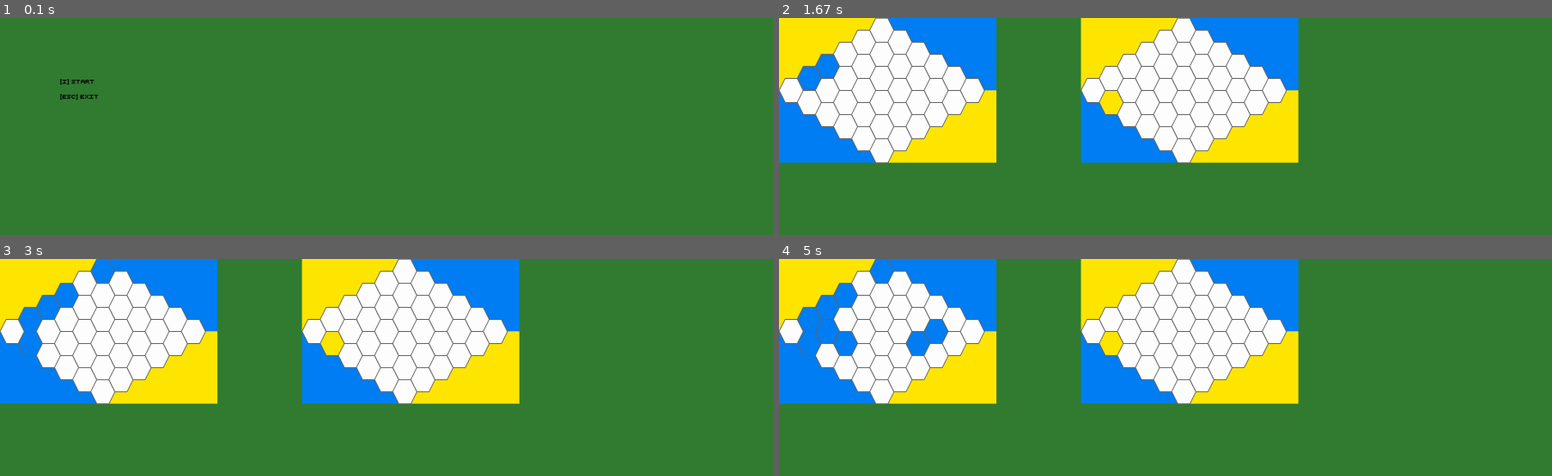
Above: before the commit, frames 1-4 (two rows, left to right).
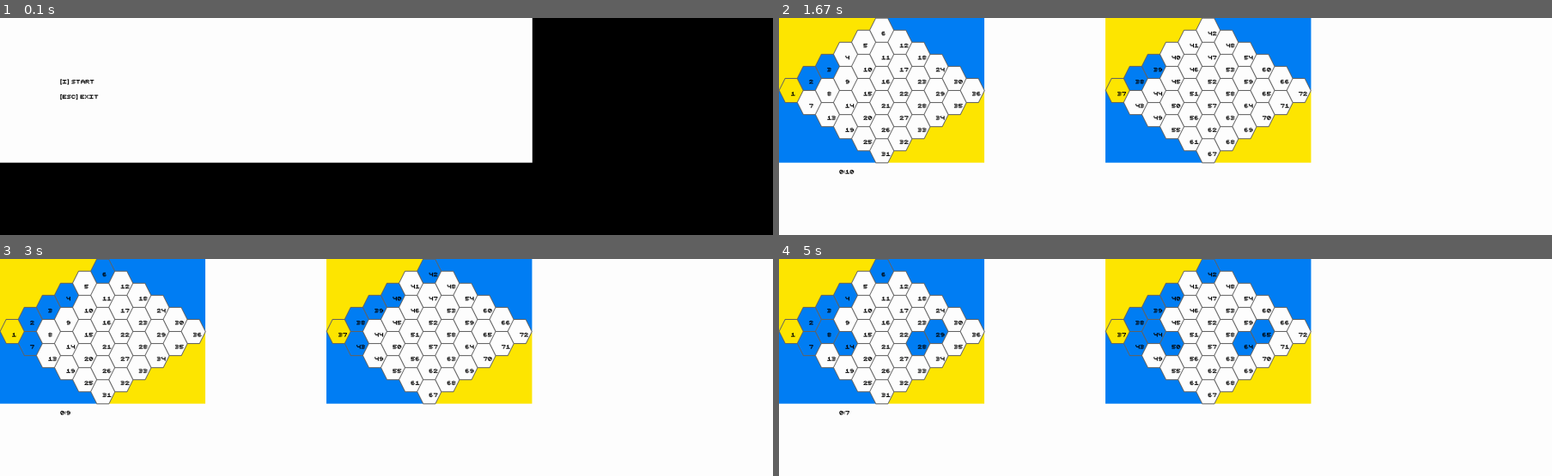
Above: after the commit, the same moments.

Repository: tamchow/PravegaHex
Game: pygame game, started from hex.py
Same seed, same stepped clock (60 frames per second), same inputs: the game is played once before the commit and once after it.
Inputs (mouse positions are in pixels of both pictures, inside the frame that each line leads up to):
- Up to frame 1 (0.1 s): no input
- Up to frame 2 (1.67 s): tap I at 0.33 s; click (1119, 89) at 0.77 s, where only the run after the commit has a clickable "37"; click (809, 78) at 1.1 s, where only the run after the commit has a clickable "2"; click (825, 65) at 1.43 s, where only the run after the commit has a clickable "3"
- Up to frame 3 (3 s): click (100, 272) at 1.77 s, where only the run after the commit has a clickable "6"; click (30, 343) at 2.1 s, where only the run after the commit has a clickable "7"; click (69, 295) at 2.93 s, where only the run after the commit has a clickable "4"
- Up to frame 4 (5 s): click (825, 330) at 3.27 s, where only the run after the commit has a clickable "8"; click (925, 339) at 4.1 s; click (941, 324) at 4.43 s; click (848, 343) at 4.77 s, where only the run after the commit has a clickable "14"

The runs differ from the first frame. In frame 1, 100% of the frame differs, in the area x 0-100%, y 0-100%; in frame 2, 73%; in frame 3, 73%; in frame 4, 74%.

Commit message:
Working simultaneous 2-player (touch-optimized) and timer

Diff:
--- a/hex.py
+++ b/hex.py
@@ -1,19 +1,20 @@
 # import os
 import random
+import time
 from threading import Thread
 import pygame
+from pygame.locals import USEREVENT
 
 # constants
 RUN = True
 LONG = 40
 YELLOW = (255, 231, 0)
-FOCUS_COLOR = (50,125,50)
 BLUE = (0, 127, 245)
 WHITE = (255,255,255)
 BLACK = (0,0,0)
 LEFT = 1
 RIGHT = 3
-COLOR_PLAYER_CLEAR = FOCUS_COLOR
+TICK_EVENT = USEREVENT+1
 player = random.choice((BLUE, YELLOW))
 
 def check_player(lp, rp):
@@ -50,7 +51,7 @@
 		# coordinates of centre
 		self.x = x
 		self.y = y
-		#self.rendered_id = Font().render(str(id))
+		self.rendered_id = Font().render(str(id))
 		self.rect = pygame.Rect(self.x - self.d/2 - 4, self.y - self.d, self.d + 8, self.d*2)
 
 	def draw(self):
@@ -62,43 +63,34 @@
 			  (self.x - self.d/2, self.y + self.d)]
 		pygame.draw.polygon(self.display, self.color, pl)
 		pygame.draw.polygon(self.display, (100,100,100), pl, 3)
-		#self.display.blit(self.rendered_id,(self.x,self.y))
+		self.display.blit(self.rendered_id,(self.x,self.y))
 
 	def update(self, x, y, lp, rp):
 		c = self.rect.collidepoint(x, y)
-		if c:
-			if (lp or rp) and self.color == COLOR_PLAYER_CLEAR:
+		if c and (lp or rp)  and (not self.marked) and self.color == WHITE:
 				check_player(lp, rp)
 				self.mark()
-				return 1
-			return 2
-		return 0
+				return True
+		return False
 
 	def mark(self):
 		self.color = player
 		self.marked = True
 
-	def focus(self):
-		if not self.marked:
-			self.color = COLOR_PLAYER_CLEAR
-
-	def defocus(self):
-		if not self.marked:
-			self.color = WHITE
-
 
 class Table:
 
 	def __init__(self, display, number_of_hexagons, xoffset):
 		self.display = display
 		self.number_of_hexagons = number_of_hexagons
-		self.xoffset = xoffset
+		self.rect_width = LONG*number_of_hexagons*1.42
+		self.rect_height = LONG*number_of_hexagons
+		self.xoffset = 2*self.rect_width + xoffset
 		self.id_limit = 0
 		self.start()
 
 	def start(self):
 		self.hexagons = {}
-		self.focus = None
 		self.id = 0
 		dx = LONG
 		dy = LONG*self.number_of_hexagons
@@ -110,7 +102,7 @@
 				self.id += 1
 				blue_start, blue_end, yellow_start, yellow_end = self.edge(self.id)
 				self.hexagons[self.id] = Hexagon(self.display, x, y, self.id, blue_start, blue_end, yellow_start, yellow_end)
-		self.id_limit = self.id	- 1
+		self.id_limit = self.id
 		for i in range(self.number_of_hexagons):
 			for e in range(self.number_of_hexagons):
 				x = dx + LONG*(e + i)*1.5 + self.xoffset
@@ -120,6 +112,8 @@
 				self.hexagons[self.id] = Hexagon(self.display, x, y, self.id, blue_start, blue_end, yellow_start, yellow_end)
 
 	def edge(self, id):
+		if id > self.id_limit:
+			id = id - self.id_limit
 		# corner <
 		if id == 1:
 			return True, False, True, False
@@ -149,61 +143,45 @@
 			return False, False, False, False
 
 	def draw(self):
-		xoffset = self.xoffset
-		pygame.draw.rect(self.display, YELLOW, (0, 0, LONG*self.number_of_hexagons*1.5, LONG*self.number_of_hexagons))
-		pygame.draw.rect(self.display, BLUE, (LONG*self.number_of_hexagons*1.5, 0, LONG*self.number_of_hexagons*1.5, LONG*self.number_of_hexagons))
-		pygame.draw.rect(self.display, BLUE, (0, LONG*self.number_of_hexagons, LONG*self.number_of_hexagons*1.5, LONG*self.number_of_hexagons))
-		pygame.draw.rect(self.display, YELLOW, (LONG*self.number_of_hexagons*1.5, LONG*self.number_of_hexagons, LONG*self.number_of_hexagons*1.5, LONG*self.number_of_hexagons))
-
-		pygame.draw.rect(self.display, YELLOW, (xoffset, 0, LONG*self.number_of_hexagons*1.5, LONG*self.number_of_hexagons))
-		pygame.draw.rect(self.display, BLUE, ((LONG*self.number_of_hexagons*1.5) + xoffset, 0, LONG*self.number_of_hexagons*1.5, LONG*self.number_of_hexagons))
-		pygame.draw.rect(self.display, BLUE, (xoffset, LONG*self.number_of_hexagons, (LONG*self.number_of_hexagons*1.5), LONG*self.number_of_hexagons))
-		pygame.draw.rect(self.display, YELLOW, ((LONG*self.number_of_hexagons*1.5)+xoffset, LONG*self.number_of_hexagons, (LONG*self.number_of_hexagons*1.5), LONG*self.number_of_hexagons))
+		pygame.draw.rect(self.display, YELLOW, (0, 0, self.rect_width, self.rect_height))
+		pygame.draw.rect(self.display, BLUE, (self.rect_width, 0, self.rect_width, self.rect_height))
+		pygame.draw.rect(self.display, BLUE, (0, self.rect_height, self.rect_width, self.rect_height))
+		pygame.draw.rect(self.display, YELLOW, (self.rect_width, self.rect_height, self.rect_width, self.rect_height))
+
+		pygame.draw.rect(self.display, YELLOW, (self.xoffset, 0, self.rect_width, self.rect_height))
+		pygame.draw.rect(self.display, BLUE, (self.rect_width + self.xoffset, 0, self.rect_width, self.rect_height))
+		pygame.draw.rect(self.display, BLUE, (self.xoffset, self.rect_height, self.rect_width, self.rect_height))
+		pygame.draw.rect(self.display, YELLOW, (self.rect_width + self.xoffset, self.rect_height, self.rect_width, self.rect_height))
 		x, y = pygame.mouse.get_pos()
 		# event = pygame.event.wait()
 		lclick, rclick = False, False
 		# if(event.type == pygame.MOUSEBUTTONDOWN):
 			# lclick, rclick = (event.button == LEFT), (event.button == RIGHT)
-		if(x>xoffset):
+		if x > self.xoffset:
 			rclick = True
-		elif(x<=xoffset):
+		elif x <= self.xoffset:
 			lclick = True
 		won = None
-		mod_hexagons = {}
-		#print(self.hexagons)
-		for id, hexagon in self.hexagons.items():
-			hexagon_right = self.hexagons[self.id_limit+id]
-			if(id>self.id_limit):
-				break
+		for (id, hl) in self.hexagons.items():
+			if id > self.id_limit:
+				hr = self.hexagons[id - self.id_limit]
 			else:
-				if hexagon.marked:
-					print("Adding LHex\n")
-					mod_hexagons[id] = hexagon
-				elif hexagon_right.marked:
-					print("Adding RHex\n")
-					mod_hexagons[id] = hexagon_right
-				elif ((not hexagon.marked) and (not hexagon_right.marked)):
-					mod_hexagons[id] = hexagon
-		#self.hexagons = mod_hexagons
-		#print(mod_hexagons)
-		for hl in self.hexagons.values():
-			#hr = Hexagon(hl.display, hl.x+self.xoffset, hl.y, hl.id, hl.blue_start, hl.blue_end, hl.yellow_start, hl.yellow_end)
+				hr = self.hexagons[self.id_limit + id]
 			rl = hl.update(x, y, lclick, rclick)
-			if rl:
-				# mark
-				if rl == 1:
-					self.focus = None
+			rr = hr.update(x, y, lclick, rclick)
+			if rl or rr:
+				if rl:
+					#print("Processing rl event")
+					hr.color = hl.color
+					hr.marked = hl.marked
 					won = self.solve(hl.id)
-				# focus
-				elif rl == 2:
-					if self.focus and self.focus != hl:
-						self.focus.defocus()
-					self.focus = hl
-			if self.focus:
-				self.focus.focus()
-
+				if rr:
+					#print("Processing rr event")
+					hl.color = hr.color
+					hl.marked = hr.marked
+					won = self.solve(hr.id)
 			hl.draw()
-			#hr.draw()
+			hr.draw()
 		return won
 
 	def solve(self, id):
@@ -251,55 +229,72 @@
 					return True
 		return False
 
-# class CountDownTimer:
-	# def __init__(self, display, duration_s, step_s, x, y, width, height, back_color, fore_color):
-		# self.display = display
-		# self.duration_s = duration_s
-		# self.step_s = step_s
-		# self.x = x
-		# self.y = y
-		# self.width = width
-		# self.height = height
-		# self.back_color = back_color
-		# self.fore_color = fore_color
-		# self.time_s = duration_s
-
-	# def format_mm_ss(time_s):
-		# return str(time_s/60+":"+time_s%60)
-
-	# def draw(self):
-		# disp_time = self.format_mm_ss(self.time_s)
-		# pygame.draw.rect()
-
-	# def update(self):
-		# self.draw()
-		# if(self.time_s == 0):
-			# return True
-		# else:
-			# self.time_s -= step_s
-			# return False
-
+class Timer:
+	def __init__(self, duration, step, update_action, expiry_action):
+		self.duration = duration
+		self.step = step
+		self.update_action = update_action
+		self.expiry_action = expiry_action
+
+	def format_time(self, time_s):
+		return str(str(time_s//60)+":"+str(time_s%60))
+
+	def __str__(self):
+		return self.format_time(self.duration)
+
+	def update(self):
+		if self.duration <= 0:
+			self.expiry_action()
+			return False
+		else:
+			self.update_action(self)
+			self.duration -= self.step
+			return True
 
 class display:
-
 	def __init__(self):
 		pygame.init()
 		pygame.display.set_caption("Hex")
 		self.clock = pygame.time.Clock()
 		self.number_of_hexagons = 6
 		# os.environ["SDL_VIDEO_CENTERED"] = "1"
-		self.display = pygame.display.set_mode((LONG*64, LONG*self.number_of_hexagons*3))
+		self.width = LONG*64
+		self.height = LONG*self.number_of_hexagons*3
+		self.display = pygame.display.set_mode((self.width, self.height))
 		self.won = True
 		self.color = None
-		self.xoffset = 1000
+		self.xoffset = 400
 		self.table = Table(self.display, self.number_of_hexagons, self.xoffset)
 		self.font = Font()
+		self.timers = [Timer(10, 1, self.handleTimerEvent, self.handleTimerExpiry)]
+		self.min_sleep = min([self.timers[i].step for i in range(len(self.timers))])
+		pygame.time.set_timer(TICK_EVENT, self.min_sleep*1000)
 		self.main()
+
+	def min(sequence):
+		low = sequence[0]
+		for i in sequence:
+			if i < low:
+				low = i
+		return low
+
+	def handleTimerEvent(self, timer):
+		timer_text = self.font.render(str(timer))
+		self.display.fill(WHITE)
+		self.display.blit(timer_text, (200, 2*self.table.rect_height+((self.height-2*self.table.rect_width)//2)))
+		pygame.display.update()
+
+	def handleTimerExpiry(self):
+		timer_text = self.font.render("Timer expired")
+		#print("Timer expired")
+		self.display.fill(WHITE)
+		self.display.blit(timer_text, (200, 2*self.table.rect_height+((self.height-2*self.table.rect_width)//2)))
+		pygame.display.update()
 
 	def main(self):
 		global RUN
 		while RUN:
-			self.display.fill(FOCUS_COLOR)
+			self.display.fill(WHITE, (0, 0, 4*self.table.rect_width+self.xoffset, 2*self.table.rect_height))
 			# display
 			pygame.event.pump()
 			if not self.won:
@@ -342,6 +337,12 @@
 			self.won = False
 			self.table.start()
 		for event in pygame.event.get():
+			if event.type == TICK_EVENT:
+				timers_bk = self.timers.copy()
+				for timer in timers_bk:
+					if not timer.update():
+						timers_bk.remove(timer)
+				self.timers = timers_bk
 			if event.type == pygame.QUIT:
 				return False
 		return True
